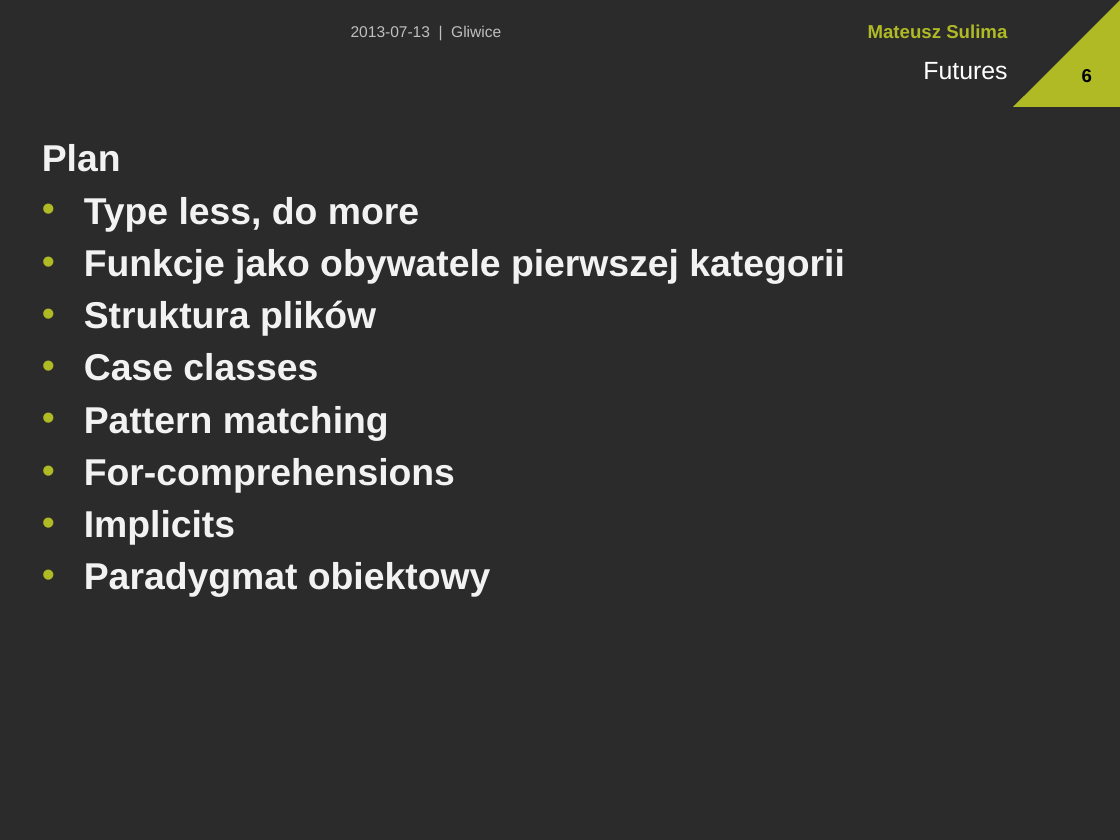
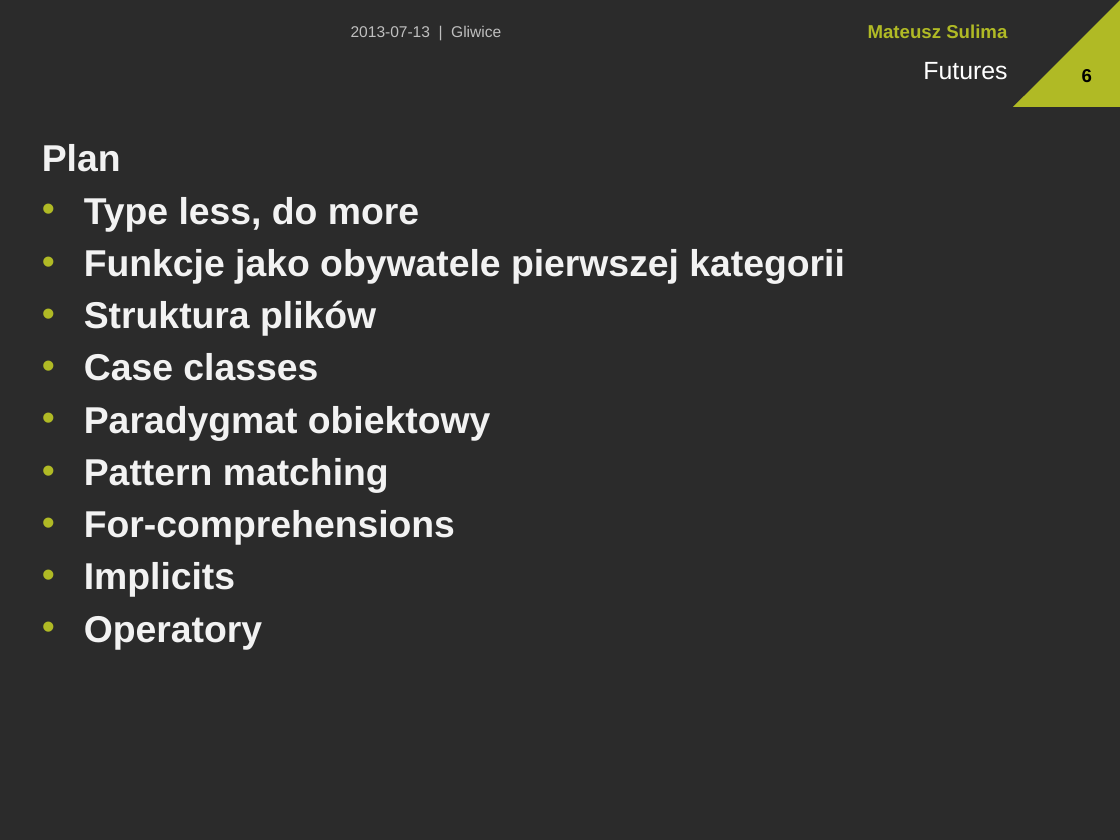
Before and after one commit to msulima/scala-sugar, a slide deck: slide 6 of Presentation.pptx. Drawn at 1120x840 pixels with LibreOffice and Linux fonts; fonts in the diff are those of the drawing; background and template pictures are left out; a plain dark background stands for a picture behind light text. Boxes give left, top, right and bottom in pixels: in the first picture for what was removed or moved away, otherwise in the second. Text is boxed around its words. In the diff, an @@ line names an element or a change of style, - is before the commit and + after.

```diff
--- a/Presentation.pptx
+++ b/Presentation.pptx
@@ text at (x1=84, y1=406, x2=490, y2=440): paragraph added @@
+• Paradygmat obiektowy
@@ text at (x1=84, y1=616, x2=262, y2=649): text changed @@
-• Paradygmat obiektowy
+• Operatory
```
Also in this commit, not shown: 1 other slide changed, 1 slide added, 4 other files.
